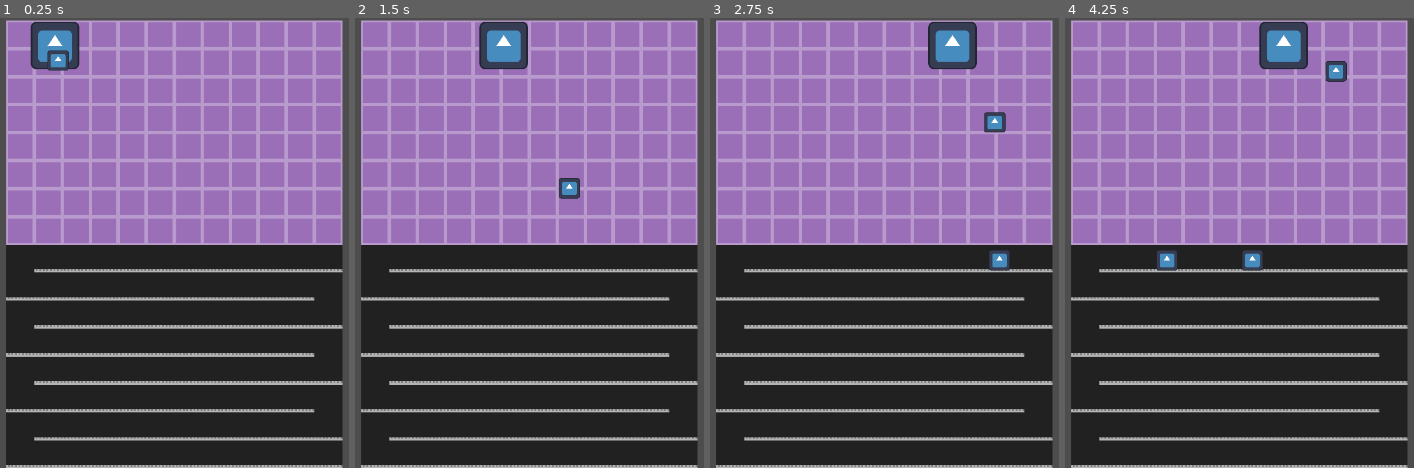
Above: before the commit, frames 1-4 (left to right).
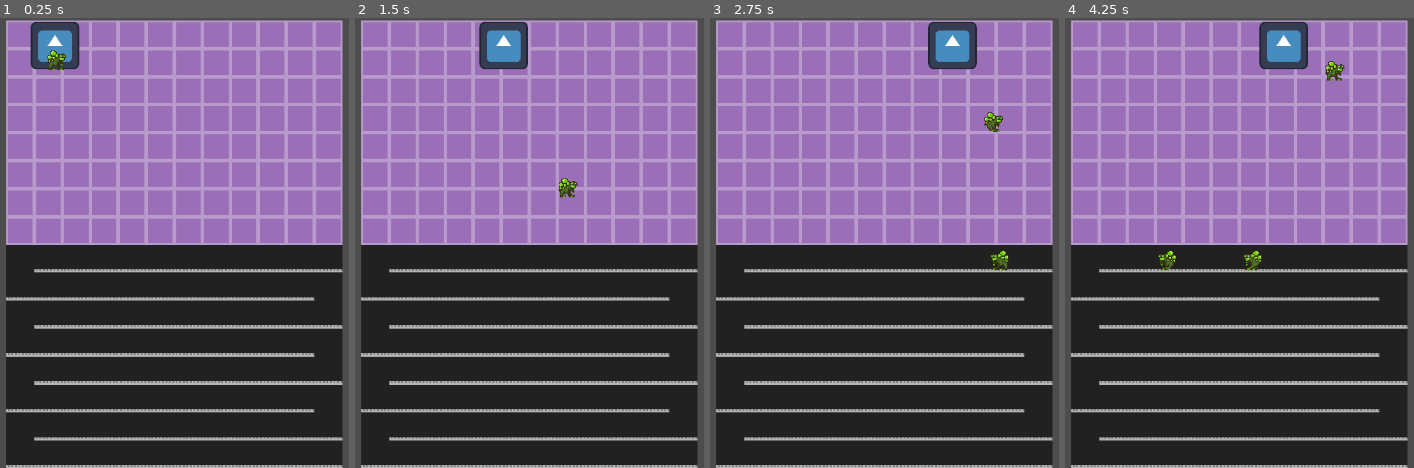
Above: after the commit, the same moments.

Repository: KrolPolski/Finnish-Game-Jam-2025
Game: Godot game, scene res://scenes/level_1.tscn
Same seed, same stepped clock (60 frames per second), same inputs: the game is played once before the commit and once after it. The engine's default icon, where the game draws it, is replaced by a stand-in: a white triangle on a blue panel in a dark square.
Inputs:
- Up to frame 1 (0.25 s): no input
- Up to frame 2 (1.5 s): tap Enter at 0.5 s; hold D (move_right) from 0.53 s (still down); tap Space (drop_bubble) at 0.6, 1.35 s; tap W (climb_up) at 0.77 s
- Up to frame 3 (2.75 s): tap W (climb_up) at 1.52 s; release D (move_right) at 2.03 s; hold A (move_left) from 2.03 s (still down); tap Space (drop_bubble) at 2.1 s
- Up to frame 4 (4.25 s): release A (move_left) at 2.78 s; hold D (move_right) from 2.78 s (still down); tap Space (drop_bubble) at 2.85, 3.6 s; tap W (climb_up) at 3.02, 3.77 s

The runs differ from the first frame. In frame 1, 0.3% of the frame differs, in the area x 13-20%, y 7-12%; in frame 2, 0.3%; in frame 3, 0.6%; in frame 4, 0.8%, in the area x 26-81%, y 9-57%.

Commit message:
adds enemy sprite animation

Diff:
--- a/mob.gd
+++ b/mob.gd
@@ -14,7 +14,8 @@
 
 # Called every frame. 'delta' is the elapsed time since the previous frame.
 func _process(delta: float) -> void:
-	pass
+	$AnimatedSprite2D.play("enemy_sprite")
+
 func _physics_process(delta: float):
 	velocity = direction * speed
 	if not is_on_floor():
@@ -24,5 +25,7 @@
 		if not is_on_floor_only():
 			if direction == left:
 				direction = right
+				$AnimatedSprite2D.flip_h = true
 			else:
 				direction = left
+				$AnimatedSprite2D.flip_h = false
--- /dev/null
+++ b/portal_sprite.gd
@@ -0,0 +1,10 @@
+extends AnimatedSprite2D
+
+
+# Called when the node enters the scene tree for the first time.
+func _ready() -> void:
+	$".".play("portal_sprite_green")
+
+# Called every frame. 'delta' is the elapsed time since the previous frame.
+func _process(delta: float) -> void:
+	pass
--- a/scenes/mob.tscn
+++ b/scenes/mob.tscn
@@ -1,10 +1,29 @@
-[gd_scene load_steps=4 format=3 uid="uid://cmfrpqlcr1vws"]
+[gd_scene load_steps=7 format=3 uid="uid://cmfrpqlcr1vws"]
 
 [ext_resource type="Script" path="res://mob.gd" id="1_c6a7m"]
-[ext_resource type="Texture2D" uid="uid://bmf7blihblkv5" path="res://icon.svg" id="2_n7dok"]
+[ext_resource type="Texture2D" uid="uid://cxr6lu637cdas" path="res://assets/character_sprites/enemy_sprite_3.PNG" id="3_3e27u"]
+[ext_resource type="Texture2D" uid="uid://dd0dej8qna5ce" path="res://assets/character_sprites/enemy_sprite_1.PNG" id="4_voowq"]
+[ext_resource type="Texture2D" uid="uid://c33vy7dw2k5gj" path="res://assets/character_sprites/enemy_sprite2.PNG" id="5_oyrsa"]
 
 [sub_resource type="RectangleShape2D" id="RectangleShape2D_hn5fo"]
 size = Vector2(30.875, 29.75)
+
+[sub_resource type="SpriteFrames" id="SpriteFrames_411or"]
+animations = [{
+"frames": [{
+"duration": 1.0,
+"texture": ExtResource("5_oyrsa")
+}, {
+"duration": 1.0,
+"texture": ExtResource("4_voowq")
+}, {
+"duration": 1.0,
+"texture": ExtResource("3_3e27u")
+}],
+"loop": true,
+"name": &"enemy_sprite",
+"speed": 5.0
+}]
 
 [node name="Mob" type="CharacterBody2D"]
 top_level = true
@@ -12,11 +31,12 @@
 script = ExtResource("1_c6a7m")
 metadata/_edit_group_ = true
 
-[node name="Sprite2D" type="Sprite2D" parent="."]
-position = Vector2(394, 200)
-scale = Vector2(0.265625, 0.253906)
-texture = ExtResource("2_n7dok")
-
 [node name="CollisionShape2D" type="CollisionShape2D" parent="." groups=["mob"]]
 position = Vector2(394, 200)
 shape = SubResource("RectangleShape2D_hn5fo")
+
+[node name="AnimatedSprite2D" type="AnimatedSprite2D" parent="."]
+position = Vector2(393, 199)
+sprite_frames = SubResource("SpriteFrames_411or")
+animation = &"enemy_sprite"
+flip_h = true
Not shown: 1 places in scenes/level_1.tscn that only renumber resources
